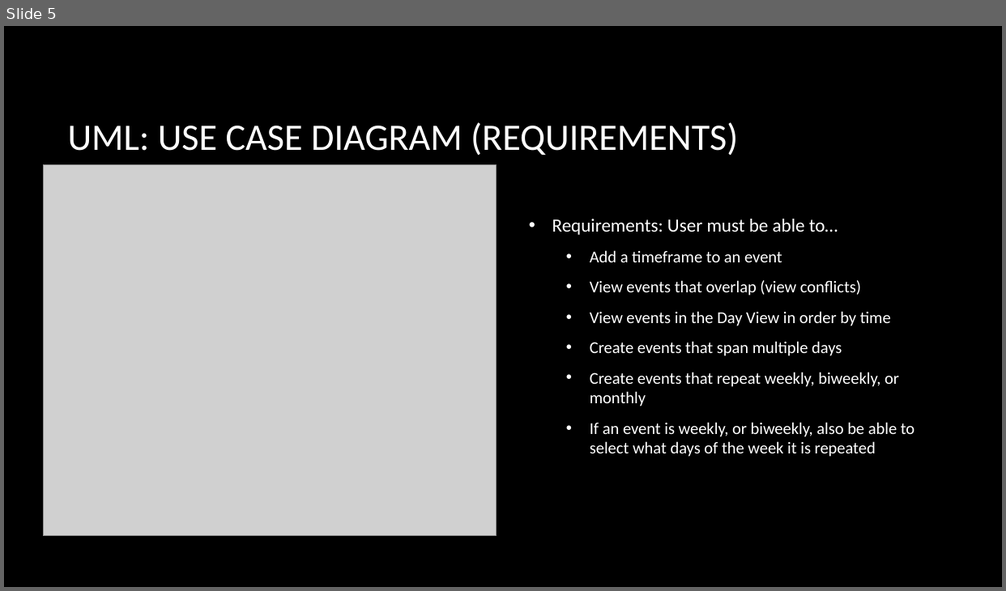
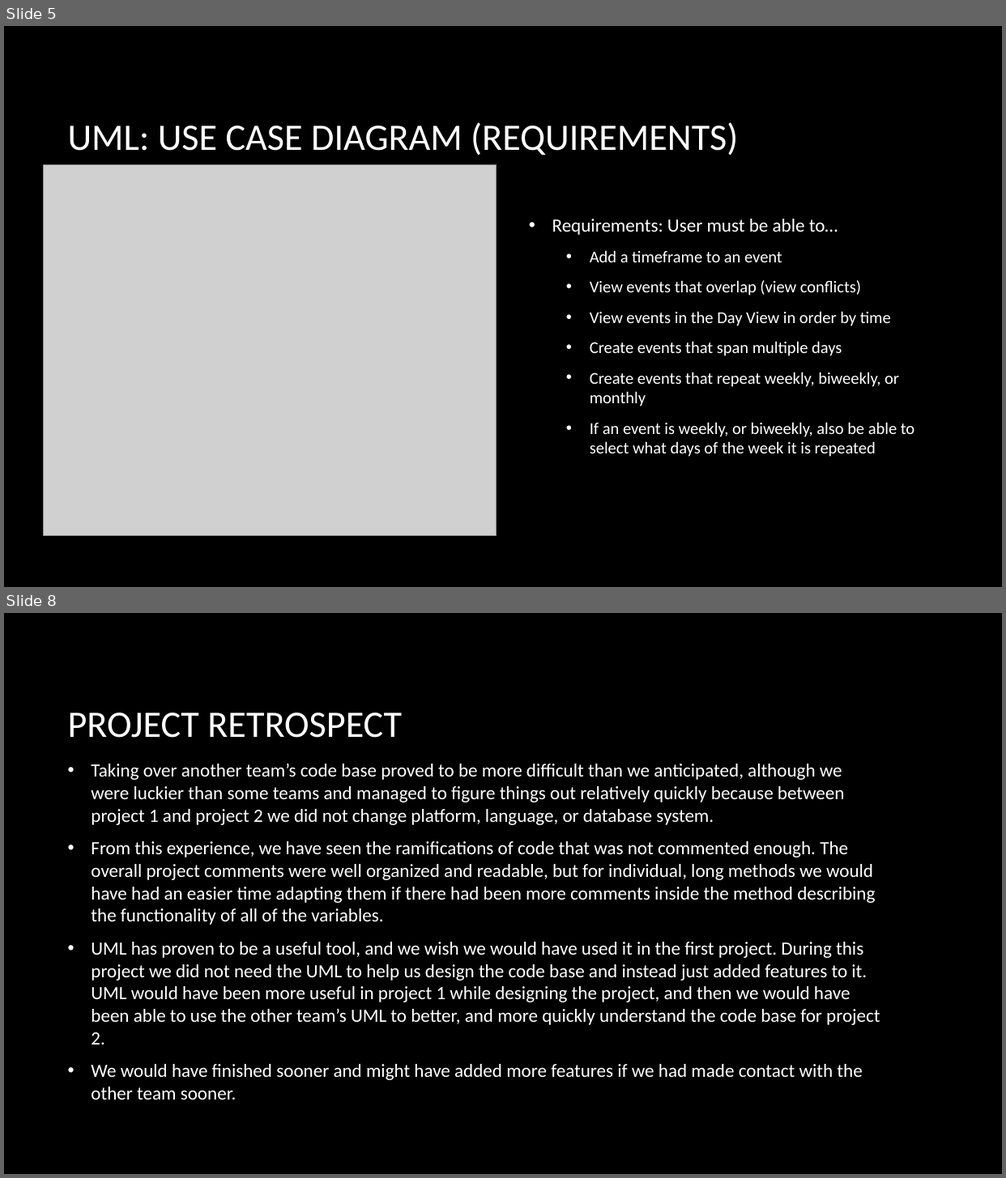
Before and after one commit to StephenWFulton/JavaCalendar, a slide deck: Project2Presentation.pptx. Shown one above the other, each under a label of ours: slide 5 before the commit, slides 5 and 8 after it; the slides between them are not shown. The pictures are 1006x591 and 1006x1178 pixels, drawn with LibreOffice and Linux fonts; fonts in the diff are those of the drawing; grey boxes stand for pictures; background and template pictures are left out. Boxes give left, top, right and bottom in pixels: in the first picture for what was removed or moved away, otherwise in the second. Text is boxed around its words. In the diff, an @@ line names an element or a change of style, - is before the commit and + after.

```diff
--- a/Project2Presentation.pptx
+++ b/Project2Presentation.pptx
@@ slide 8 added at (4,613,1002,1174), background picture (left out) @@
@@ title added at (68,713,402,738), 36 pt, text #FFFFFF @@
+PROJECT RETROSPECT
@@ text added at (91,764,880,1100), 18 pt, text #FFFFFF @@
+• Taking over another team’s code base proved to be more difficult than we anticipated, although we were luckier than some teams and managed to figure things out relatively quickly because between project 1 and project 2 we did not change platform, language, or database system.
+• From this experience, we have seen the ramifications of code that was not commented enough. The overall project comments were well organized and readable, but for individual, long methods we would have had an easier time adapting them if there had been more comments inside the method describing the functionality of all of the variables.
+• UML has proven to be a useful tool, and we wish we would have used it in the first project. During this project we did not need the UML to help us design the code base and instead just added features to it. UML would have been more useful in project 1 while designing the project, and then we would have been able to use the other team’s UML to better, and more quickly understand the code base for project 2.
+• We would have finished sooner and might have added more features if we had made contact with the other team sooner.
```
Also in this commit, not shown: 2 slides changed, 3 other slides added, 5 slides removed, 59 other files.
